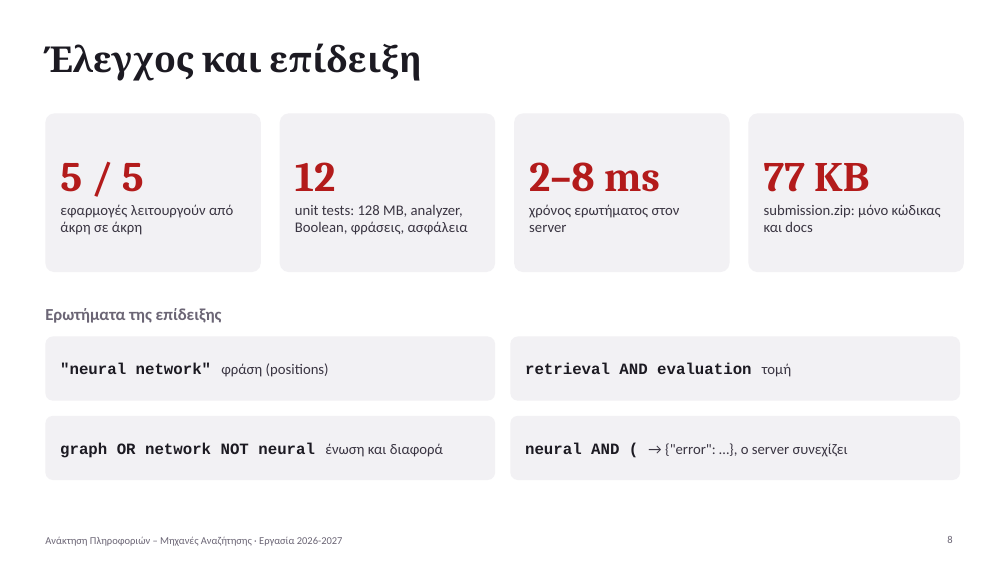
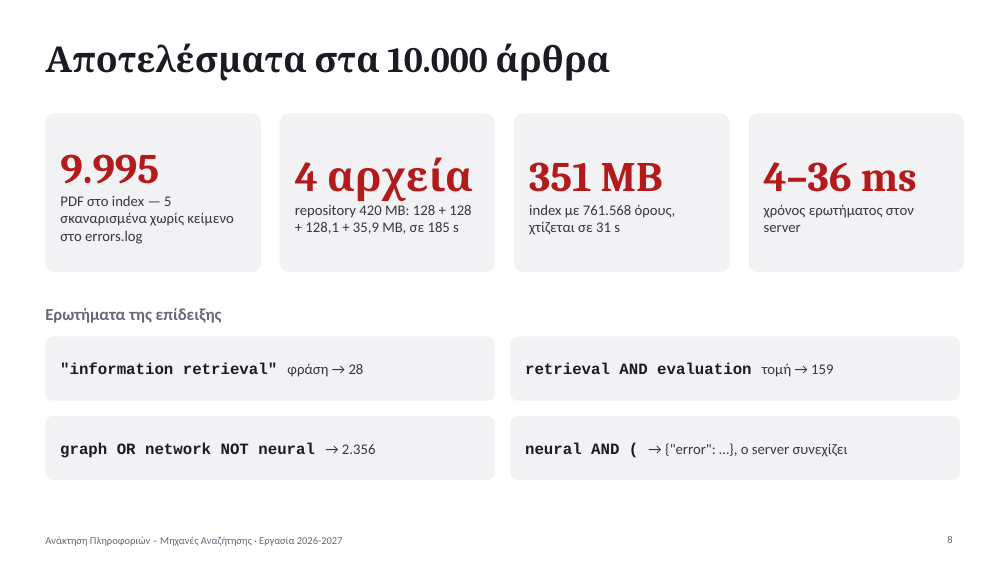
Before and after one commit to Daglisapo/AnaktisiPliroforion_MihanesAnazitisis, a slide deck: slide 8 of presentation.pptx. Drawn at 1008x567 pixels with LibreOffice and Linux fonts; fonts in the diff are those of the drawing. Boxes give left, top, right and bottom in pixels: in the first picture for what was removed or moved away, otherwise in the second. Text is boxed around its words. In the diff, an @@ line names an element or a change of style, - is before the commit and + after.

```diff
--- a/presentation.pptx
+++ b/presentation.pptx
@@ title at [45, 43, 610, 81]: text changed @@
-Έλεγχος και επίδειξη
+Αποτελέσματα στα 10.000 άρθρα
@@ text at [60, 154, 233, 244]: text changed @@
-5 / 5
-εφαρμογές λειτουργούν από άκρη σε άκρη
+9.995
+PDF στο index — 5 σκαναρισμένα χωρίς κείμενο στο errors.log
@@ text at [295, 157, 472, 234]: text changed @@
-12
-unit tests: 128 MB, analyzer, Boolean, φράσεις, ασφάλεια
+4 αρχεία
+repository 420 MB: 128 + 128 + 128,1 + 35,9 MB, σε 185 s
@@ text at [529, 162, 676, 235]: text changed @@
-2–8 ms
-χρόνος ερωτήματος στον server
+351 MB
+index με 761.568 όρους, χτίζεται σε 31 s
@@ text at [764, 162, 917, 232]: text changed @@
-77 KB
-submission.zip: μόνο κώδικας και docs
+4–36 ms
+χρόνος ερωτήματος στον server
@@ text in rounded rectangle at [60, 363, 364, 377]: text changed; size 14 to 15 pt; font Calibri to Courier New; text colour #3A3542 to #1C1A22; bold on @@
-"neural network" φράση (positions)
+"information retrieval" φράση → 28
@@ text in rounded rectangle at [525, 363, 833, 377]: text changed @@
-retrieval AND evaluation τομή
+retrieval AND evaluation τομή → 159
@@ text in rounded rectangle at [60, 442, 376, 458]: text changed @@
-graph OR network NOT neural ένωση και διαφορά
+graph OR network NOT neural → 2.356
```
Also in this commit, not shown: 2 other slides changed, 1 other file.
